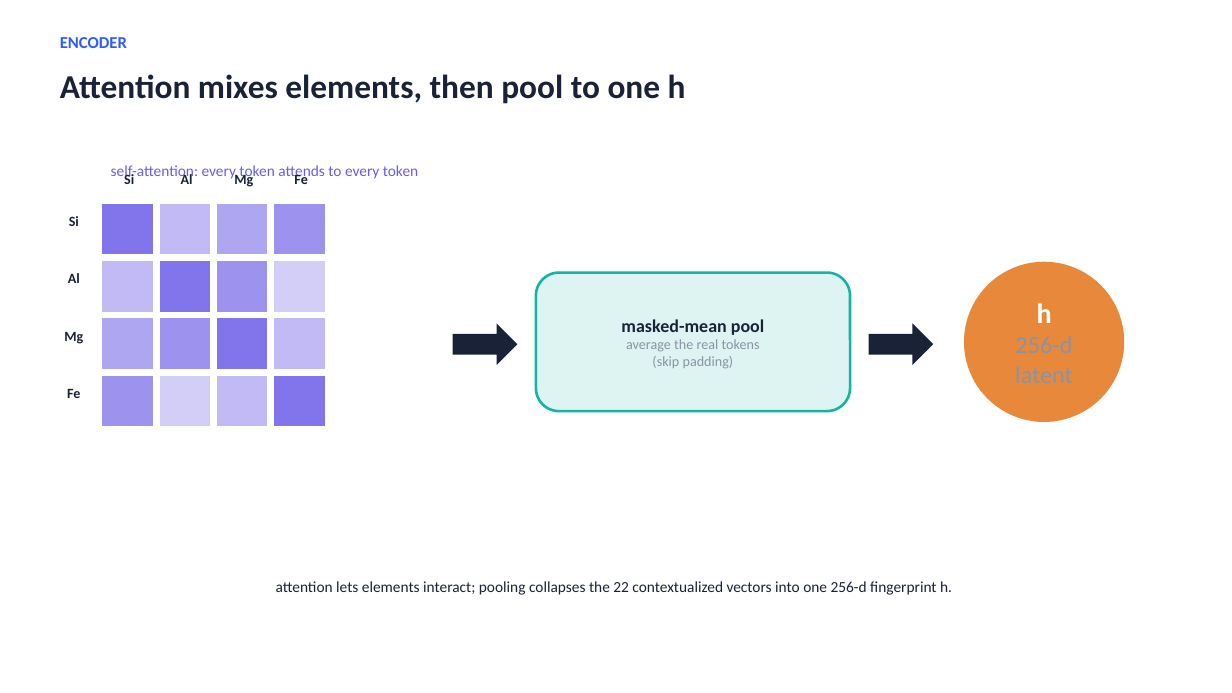
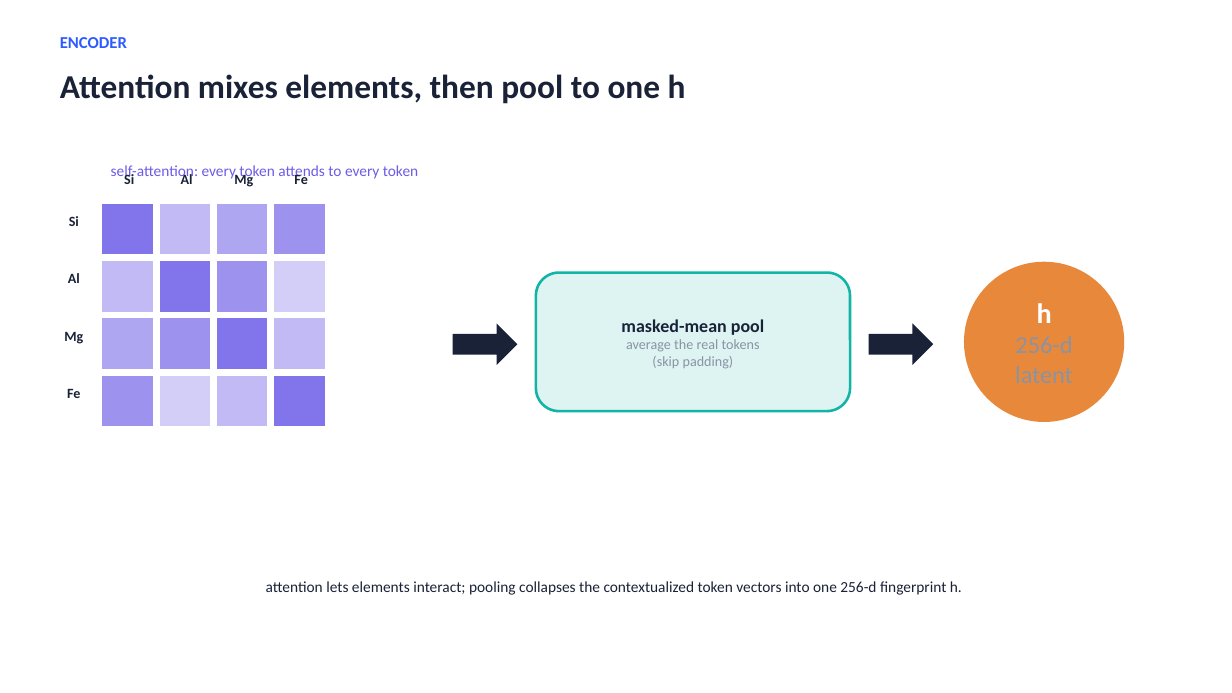
Before and after one commit to matthew-j-liu/phasecast, a slide deck: slide 8 of slides/overview.pptx (slide 9 before the commit). Drawn at 1232x693 pixels with LibreOffice and Linux fonts; fonts in the diff are those of the drawing. Boxes give left, top, right and bottom in pixels: in the first picture for what was removed or moved away, otherwise in the second. Text is boxed around its words. In the diff, an @@ line names an element or a change of style, - is before the commit and + after.

```diff
--- a/slides/overview.pptx
+++ b/slides/overview.pptx
@@ text at [266,581,962,595]: text changed @@
-attention lets elements interact; pooling collapses the 22 contextualized vectors into one 256-d fingerprint h.
+attention lets elements interact; pooling collapses the contextualized token vectors into one 256-d fingerprint h.
```
Also in this commit, not shown: 13 other slides changed, 2 slides added, 1 slide removed, 3 other files.
